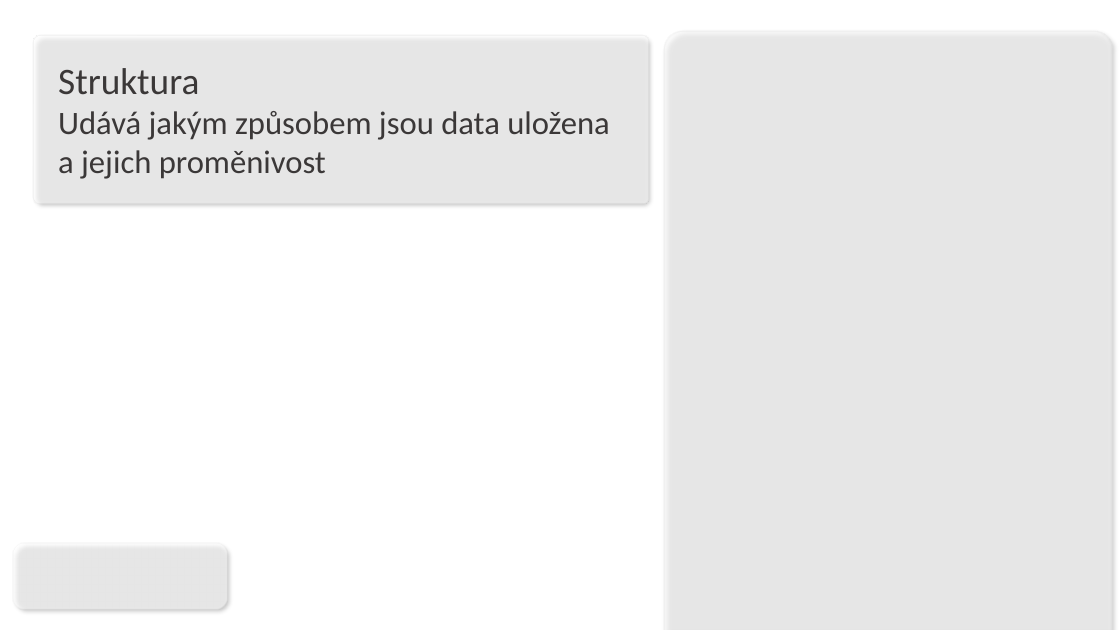
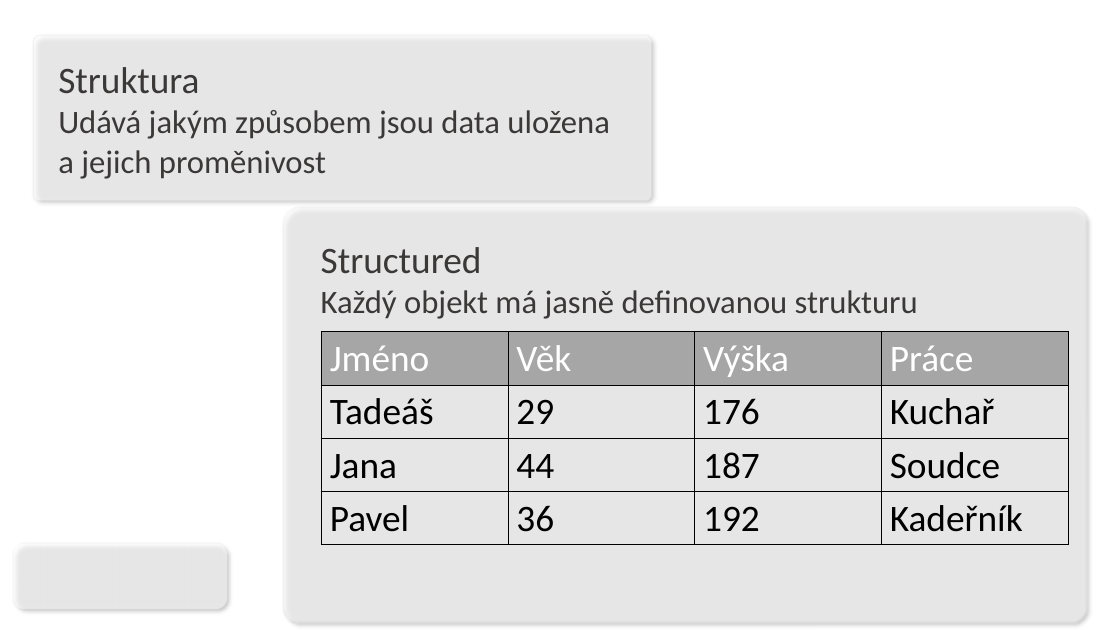
Before and after one commit to CZmatyasZERO/Big-data-prezentace, a slide deck: slide 5 of klimes.ppsx. Drawn at 1120x630 pixels with LibreOffice and Linux fonts; fonts in the diff are those of the drawing; background and template pictures are left out. Boxes give left, top, right and bottom in pixels: in the first picture for what was removed or moved away, otherwise in the second. Text is boxed around its words. In the diff, an @@ line names an element or a change of style, - is before the commit and + after.

```diff
--- a/klimes.ppsx
+++ b/klimes.ppsx
@@ rounded rectangle resized from (x1=665, y1=31, x2=1112, y2=630) to (x1=283, y1=207, x2=1086, y2=623) @@
@@ text added at (x1=321, y1=247, x2=918, y2=319), 28 pt, text #3B3838 @@
+Structured
+Každý objekt má jasně definovanou strukturu
@@ table added at (x1=322, y1=332, x2=1068, y2=544), 4 rows, 4 columns @@
+Jméno | Věk | Výška | Práce
+Tadeáš | 29 | 176 | Kuchař
+Jana | 44 | 187 | Soudce
+Pavel | 36 | 192 | Kadeřník
```
Also in this commit, not shown: 1 other slide changed, 1 slide added, 1 slide removed, 1 other file.
